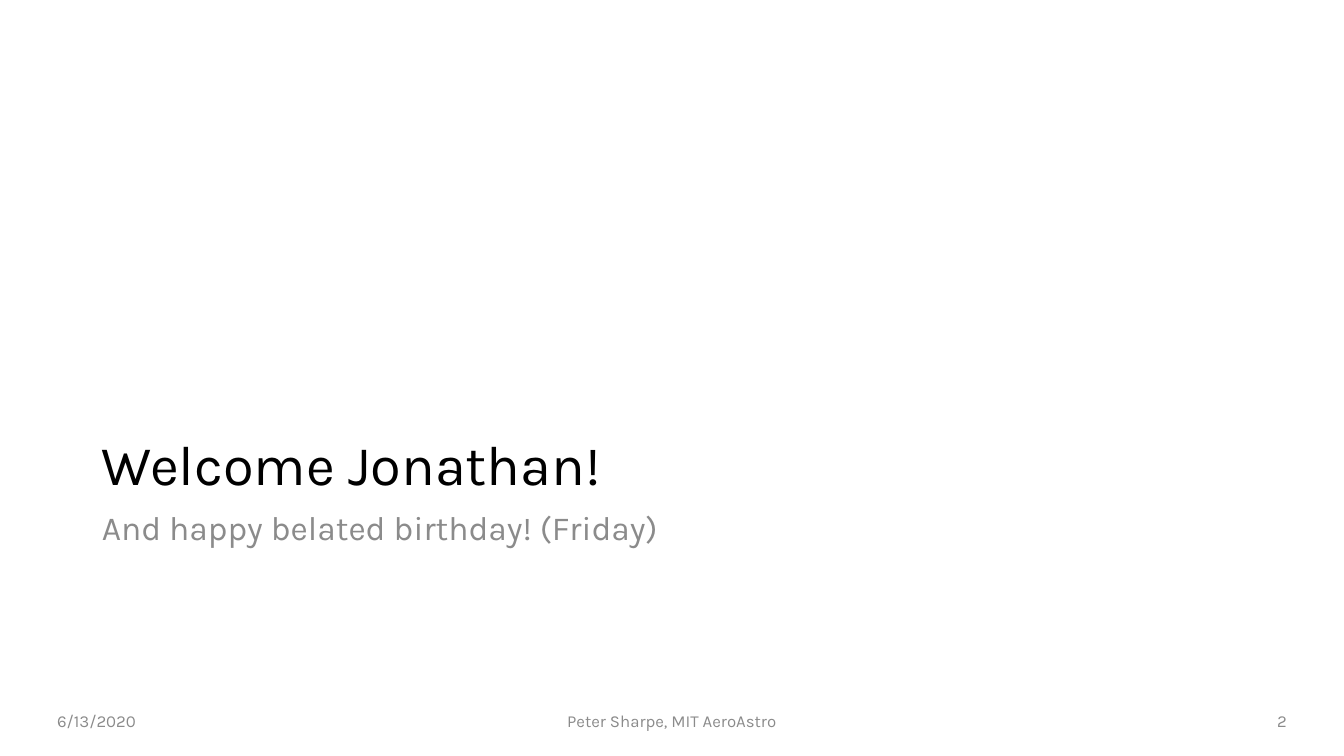
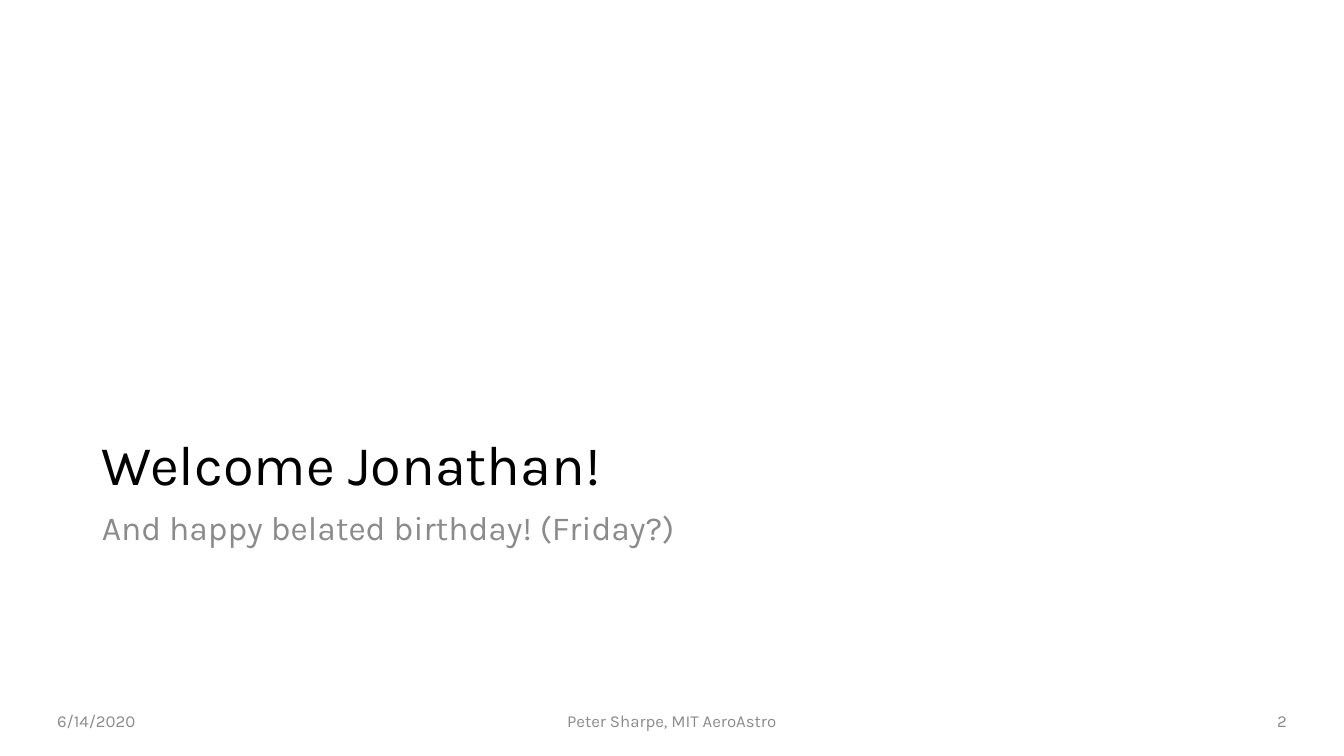
Before and after one commit to peterdsharpe/DawnDesignTool, a slide deck: slide 2 of presentations/2020-6-15 Update.pptx. Drawn at 1344x756 pixels with LibreOffice and Linux fonts; fonts in the diff are those of the drawing. Boxes give left, top, right and bottom in pixels: in the first picture for what was removed or moved away, otherwise in the second. Text is boxed around its words. In the diff, an @@ line names an element or a change of style, - is before the commit and + after.

```diff
--- a/presentations/2020-6-15 Update.pptx
+++ b/presentations/2020-6-15 Update.pptx
@@ text at [102, 516, 674, 548]: text changed @@
-And happy belated birthday! (Friday)
+And happy belated birthday! (Friday?)
@@ text at [57, 715, 135, 728]: text changed @@
-6/13/2020
+6/14/2020
```
Also in this commit, not shown: 6 other slides changed, 1 slide added, 14 other files.
